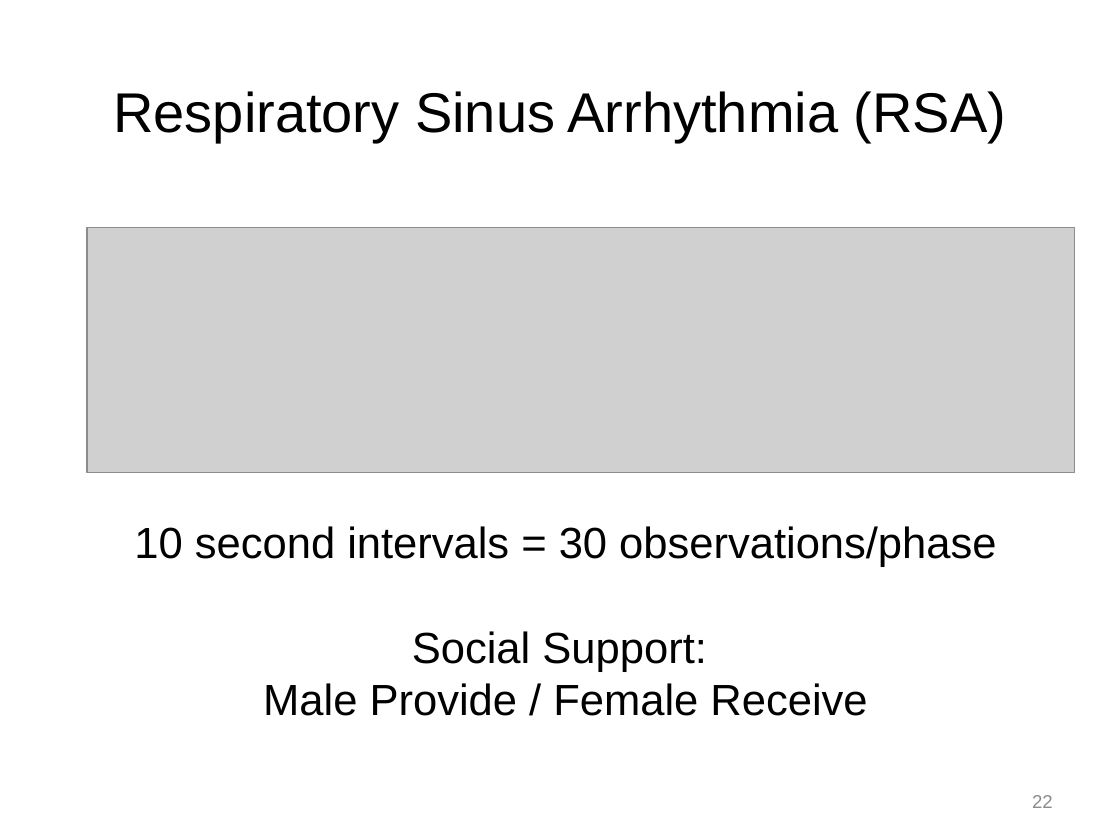
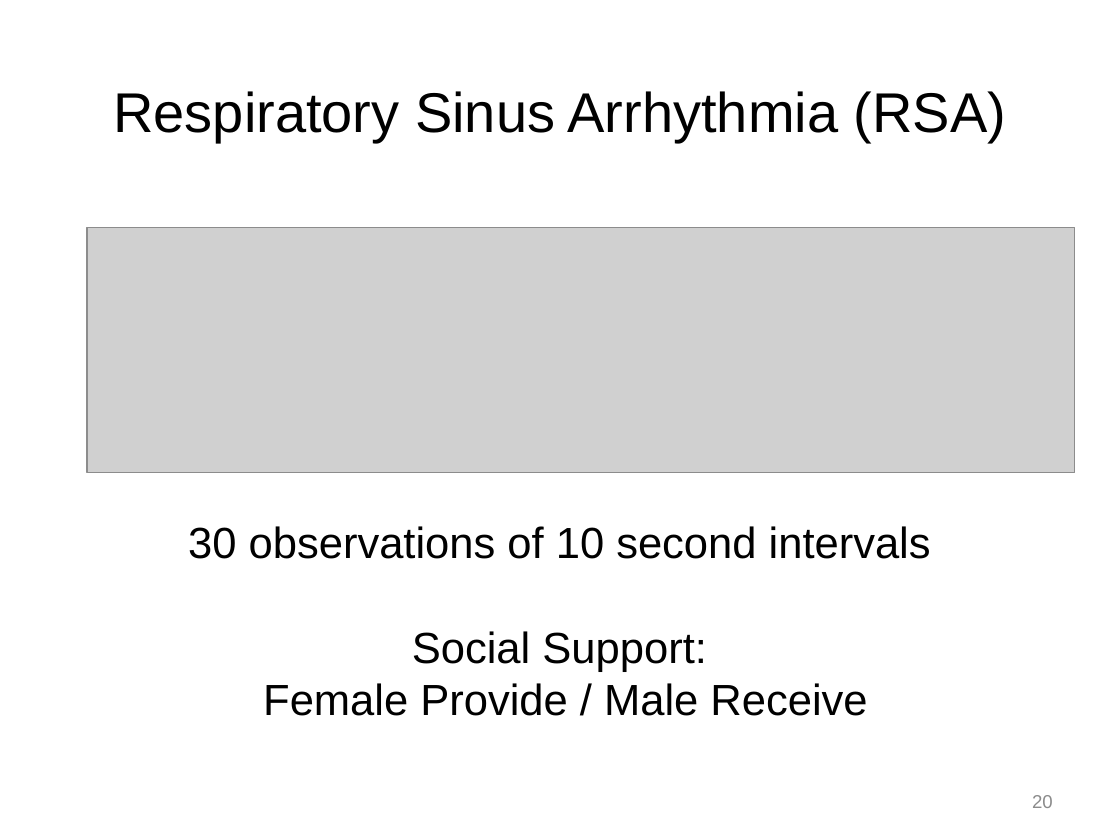
Before and after one commit to mayazrm/KZNB, a slide deck: slide 20 of DSM/Bolger_DSM_Report_from_the_Trenches_170614.pptx (slide 22 before the commit). Drawn at 1120x840 pixels with LibreOffice and Linux fonts; fonts in the diff are those of the drawing; grey boxes stand for pictures. Boxes give left, top, right and bottom in pixels: in the first picture for what was removed or moved away, otherwise in the second. Text is boxed around its words. In the diff, an @@ line names an element or a change of style, - is before the commit and + after.

```diff
--- a/DSM/Bolger_DSM_Report_from_the_Trenches_170614.pptx
+++ b/DSM/Bolger_DSM_Report_from_the_Trenches_170614.pptx
@@ text at bbox=[188, 526, 931, 559]: text changed @@
-10 second intervals = 30 observations/phase
+30 observations of 10 second intervals
@@ text at bbox=[263, 683, 867, 716]: text changed @@
-Male Provide / Female Receive
+Female Provide / Male Receive
@@ page number at bbox=[1032, 795, 1053, 808]: text changed @@
-22
+20
```
Also in this commit, not shown: 10 other slides changed, 4 slides added, 1 slide removed, 2 other files.
